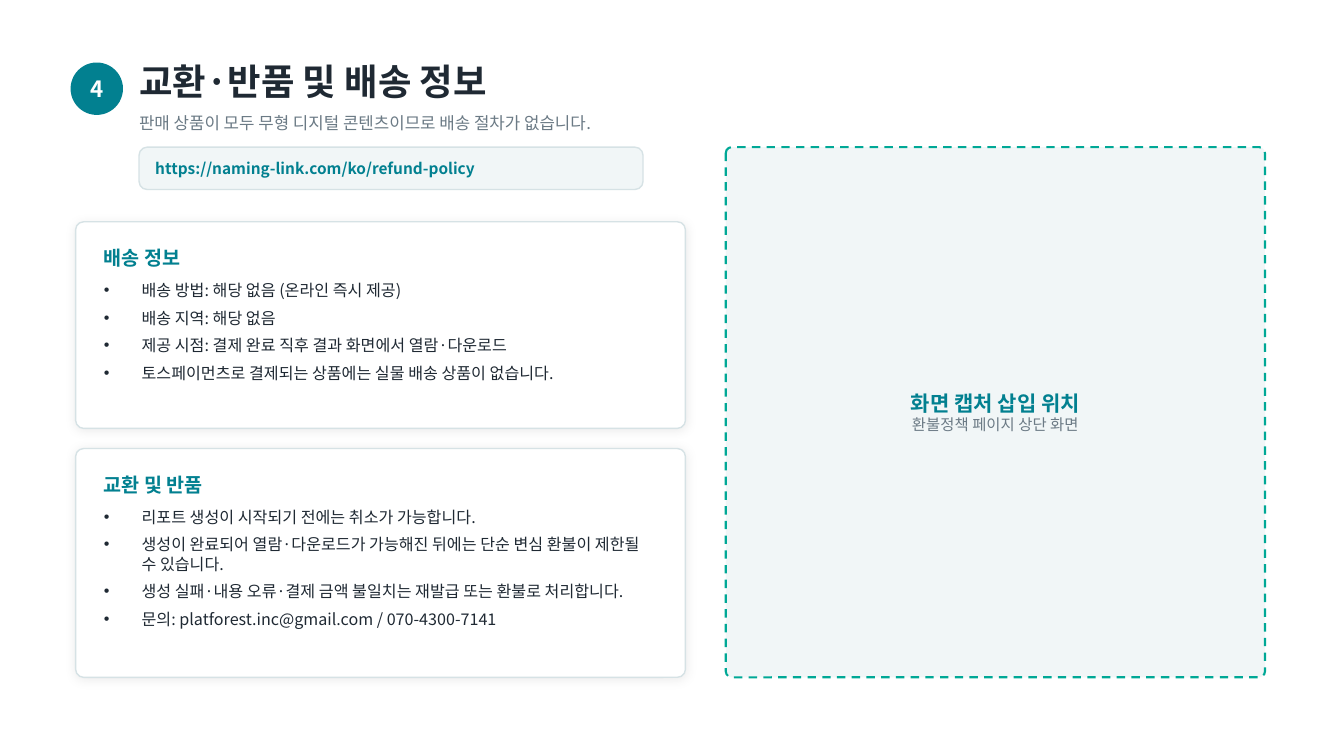
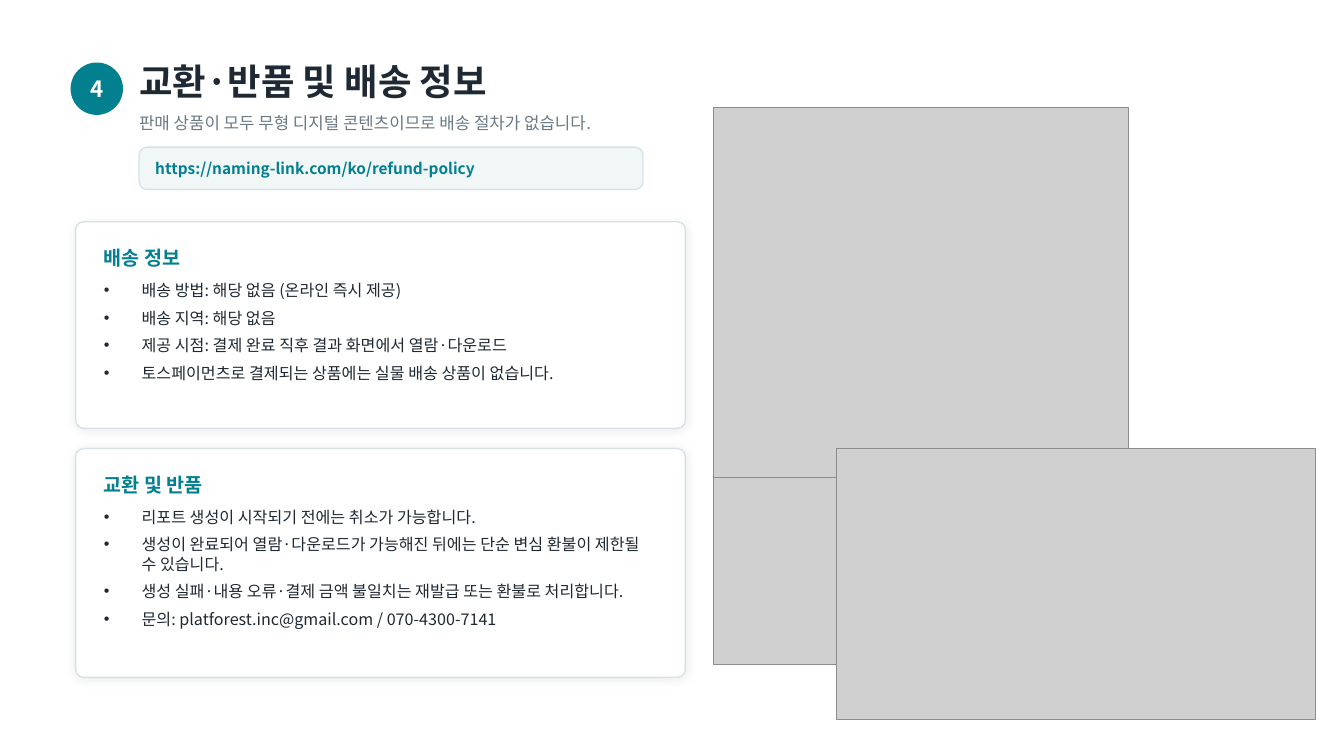
Before and after one commit to whitederrick/naminglink, a slide deck: slide 5 of docs/Naming-Link_결제경로.pptx. Drawn at 1344x756 pixels with LibreOffice and Linux fonts; fonts in the diff are those of the drawing; grey boxes stand for pictures. Boxes give left, top, right and bottom in pixels: in the first picture for what was removed or moved away, otherwise in the second. Text is boxed around its words. In the diff, an @@ line names an element or a change of style, - is before the commit and + after.

```diff
--- a/docs/Naming-Link_결제경로.pptx
+++ b/docs/Naming-Link_결제경로.pptx
@@ picture added at [714, 108, 1128, 541] @@
@@ rounded rectangle removed at [726, 147, 1265, 678] @@
@@ text removed at [911, 393, 1080, 431] @@
-화면 캡처 삽입 위치
-환불정책 페이지 상단 화면
@@ picture added at [837, 449, 1316, 719] @@
@@ picture added at [714, 478, 1128, 664] @@
```
Also in this commit, not shown: 7 other slides changed.
